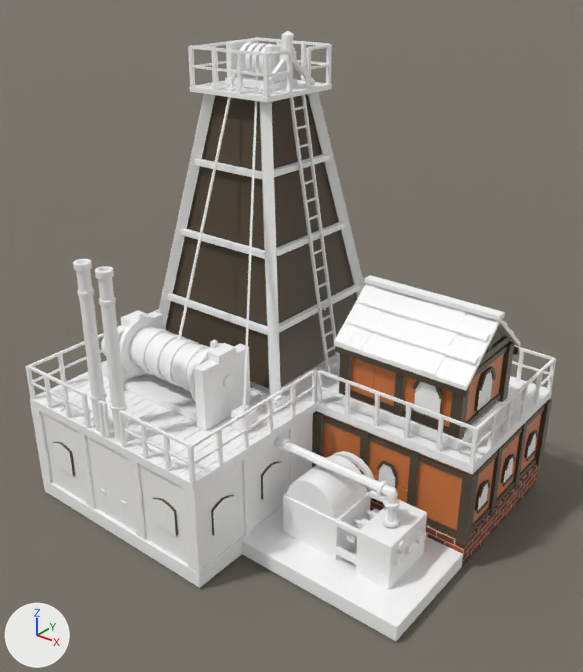
What one commit did to the Blender file src/DeepFrontier/Art/Source/DeepDrill-ReferenceStudy.blend.
The view is the same before and after, from a 50 mm camera at (4.23, -12.71, 9.14) aimed at (-3.39, -3.19, 3.24). The axes (+X, +Y, +Z) are drawn at lower left. The lights are the same throughout. The first picture is the older version.

In view in the first picture: 'DeepDrill.Architecture', 'DrawworksDrum', 'Plane' and 3 more.
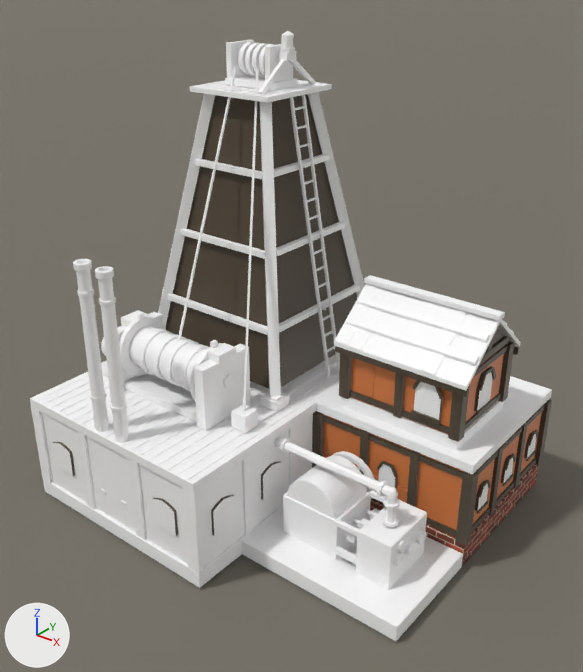
What differs and where, as boxes (x1, y1, x2, y2) in the pictures (583 x 672 px):
'DeepDrill.Architecture', reshaped
    before: (25, 31, 556, 641)
    after: (30, 31, 552, 641)
part 1 of me_deepdrill_architecture, deleted
    before: (25, 37, 556, 483)
part 2 of me_deepdrill_architecture, surface changed
    both: (281, 342, 520, 440)

The edits, one by one:
me_deepdrill_architecture is used by ob_deepdrill_architecture; location (0.0, 0.0, 0.0).
me_deepdrill_architecture had 6549 vertices, 3827 faces and spanned x -7.19..0.04, y -6.0..0.14, z 0.0..7.9.
me_deepdrill_architecture now has 5861 vertices, 3311 faces and spans x -7.19..0.04, y -6.0..0.14, z 0.0..7.9.
me_deepdrill_architecture part 1: 86 loose pieces with 688 vertices, spanning x -6.99..-0.01, y -5.99..-0.01, z 2.0..7.65, are deleted.
me_deepdrill_architecture part 2: 502 kept faces spanning x -6.41..-0.29, y -3.41..-0.6, z 2.2..6.9 get new texture (UV) coordinates.
